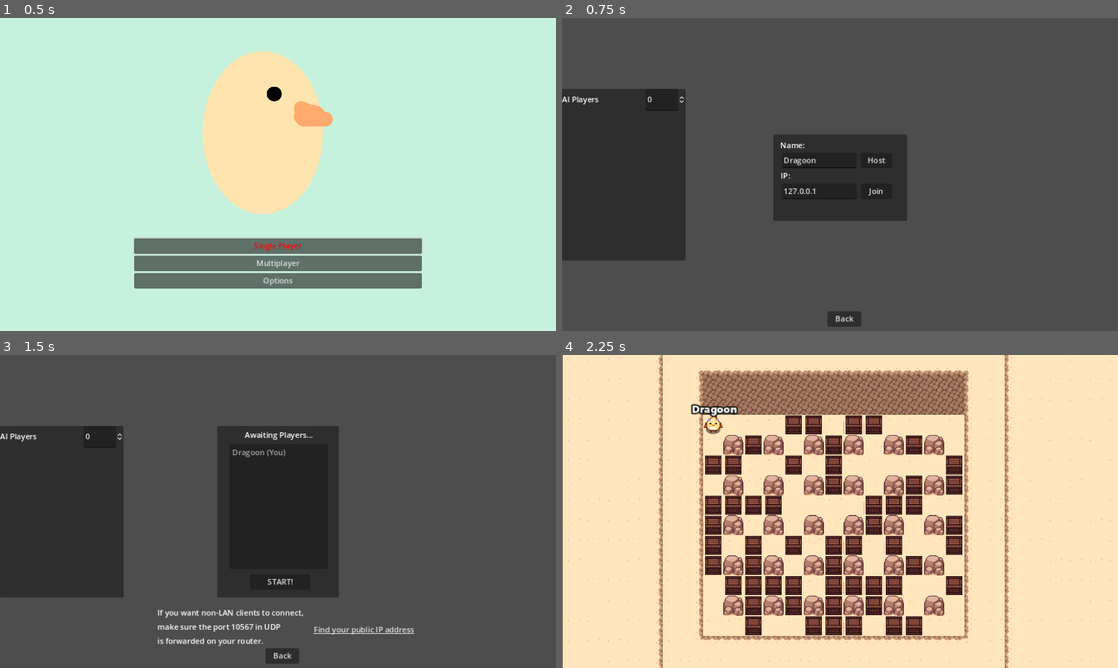
Above: before the commit, frames 1-4 (two rows, left to right).
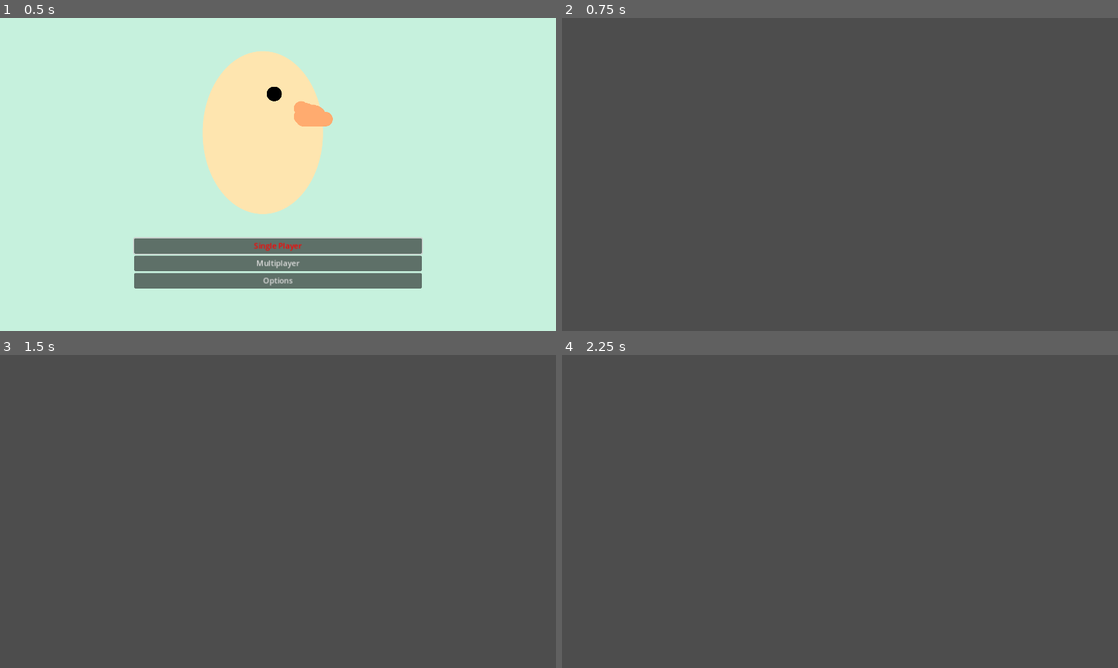
Above: after the commit, the same moments.

Repository: Dragoon-Project-Squad/bomberbird
Game: Godot game, scene res://scenes/main_menu.tscn
The game is run twice, just before and just after one commit, with the same random seed, the same clock (stepped at 60 frames per second) and the same inputs. Sound files missing from this copy of the repository are replaced by a short silence.
Inputs (mouse positions are in pixels of both pictures, inside the frame that each line leads up to):
- Up to frame 1 (0.5 s): no input
- Up to frame 2 (0.75 s): click "Multiplayer" at 0.5 s
- Up to frame 3 (1.5 s): click (316, 498) at 1.25 s, where only the run before the commit has a clickable "Host"
- Up to frame 4 (2.25 s): click (840, 580) at 2 s, where only the run before the commit has a clickable "START!"

Frame 1 is identical in both runs. In frame 2, 19% of the frame differs, in the area x 0-62%, y 22-99%; in frame 3, 25%; in frame 4, 100%, in the area x 0-100%, y 0-100%.

Commit message:
character select rough

Diff:
--- a/project.godot
+++ b/project.godot
@@ -12,7 +12,7 @@
 
 config/name="BomberBird"
 config/description="What of Bomberman but Doki"
-config/version="0.1"
+config/version="0.1.2"
 config/tags=PackedStringArray("2d", "network")
 run/main_scene="res://scenes/main_menu.tscn"
 config/features=PackedStringArray("4.3")
--- a/scenes/lobby.tscn
+++ b/scenes/lobby.tscn
@@ -1,6 +1,14 @@
-[gd_scene load_steps=2 format=3 uid="uid://jhdlqsokif5o"]
+[gd_scene load_steps=10 format=3 uid="uid://jhdlqsokif5o"]
 
 [ext_resource type="Script" path="res://scripts/lobby.gd" id="1"]
+[ext_resource type="Texture2D" uid="uid://d06cvn5qmuvfv" path="res://assets/css/dokibh.png" id="2_6aldq"]
+[ext_resource type="Texture2D" uid="uid://c4a21atlabdbr" path="res://assets/css/greyrect.png" id="2_p88hc"]
+[ext_resource type="Texture2D" uid="uid://dc6n600vfnmgp" path="res://assets/css/eggoon.png" id="3_lsque"]
+[ext_resource type="Texture2D" uid="uid://bb8yee4kwa6dt" path="res://assets/css/normalgoon.png" id="3_xvjye"]
+[ext_resource type="Texture2D" uid="uid://d3cn5or0vkn23" path="res://assets/css/chonkgoon.png" id="4_228fn"]
+[ext_resource type="Texture2D" uid="uid://cqgmyjw0vef1" path="res://assets/css/longgoon.png" id="5_adr2t"]
+[ext_resource type="Texture2D" uid="uid://bpx3jen13addh" path="res://assets/css/tomato.png" id="7_iu1o4"]
+[ext_resource type="Texture2D" uid="uid://bavfjxhor10w7" path="res://assets/css/question.png" id="9_f5vrd"]
 
 [node name="Lobby" type="Control"]
 layout_mode = 3
@@ -14,6 +22,7 @@
 script = ExtResource("1")
 
 [node name="Options" type="Panel" parent="."]
+visible = false
 layout_mode = 1
 anchors_preset = 4
 anchor_top = 0.5
@@ -74,7 +83,7 @@
 offset_bottom = 336.0
 size_flags_horizontal = 2
 size_flags_vertical = 2
-text = "START!"
+text = "READY!"
 
 [node name="List" type="ItemList" parent="Players"]
 layout_mode = 0
@@ -105,6 +114,7 @@
 text = "Find your public IP address"
 
 [node name="Connect" type="Panel" parent="."]
+visible = false
 layout_mode = 1
 anchors_preset = 8
 anchor_left = 0.5
@@ -194,6 +204,7 @@
 [node name="ErrorDialog" type="AcceptDialog" parent="."]
 
 [node name="Back" type="Button" parent="."]
+visible = false
 layout_mode = 0
 offset_left = 550.0
 offset_top = 607.0
@@ -202,11 +213,238 @@
 focus_neighbor_top = NodePath("../Multiplayer")
 focus_neighbor_bottom = NodePath("../SinglePlayer")
 theme_override_colors/font_focus_color = Color(1, 0, 0, 1)
-text = "Back
+text = "Exit
 "
+
+[node name="CSS" type="Control" parent="."]
+visible = false
+anchors_preset = 0
+offset_right = 1152.0
+offset_bottom = 648.0
+
+[node name="CSSPlayers" type="Control" parent="CSS"]
+anchors_preset = 0
+offset_right = 1152.0
+offset_bottom = 648.0
+
+[node name="P1" type="Panel" parent="CSS/CSSPlayers"]
+layout_mode = 0
+offset_right = 128.0
+offset_bottom = 128.0
+
+[node name="Image" type="TextureRect" parent="CSS/CSSPlayers/P1"]
+layout_mode = 0
+offset_right = 128.0
+offset_bottom = 128.0
+texture = ExtResource("4_228fn")
+expand_mode = 2
+
+[node name="Text" type="Label" parent="CSS/CSSPlayers/P1"]
+layout_mode = 0
+offset_top = 128.0
+offset_right = 128.0
+offset_bottom = 192.0
+theme_override_font_sizes/font_size = 40
+text = "P1"
+horizontal_alignment = 1
+vertical_alignment = 1
+
+[node name="P2" type="Panel" parent="CSS/CSSPlayers"]
+layout_mode = 0
+offset_left = 1024.0
+offset_right = 1152.0
+offset_bottom = 128.0
+
+[node name="Image" type="TextureRect" parent="CSS/CSSPlayers/P2"]
+layout_mode = 0
+offset_right = 128.0
+offset_bottom = 128.0
+texture = ExtResource("4_228fn")
+
+[node name="Text" type="Label" parent="CSS/CSSPlayers/P2"]
+layout_mode = 0
+offset_top = 128.0
+offset_right = 128.0
+offset_bottom = 192.0
+theme_override_font_sizes/font_size = 40
+text = "P2"
+horizontal_alignment = 1
+vertical_alignment = 1
+
+[node name="P3" type="Panel" parent="CSS/CSSPlayers"]
+layout_mode = 0
+offset_top = 520.0
+offset_right = 128.0
+offset_bottom = 648.0
+
+[node name="Image" type="TextureRect" parent="CSS/CSSPlayers/P3"]
+layout_mode = 0
+offset_right = 128.0
+offset_bottom = 128.0
+texture = ExtResource("4_228fn")
+
+[node name="Text" type="Label" parent="CSS/CSSPlayers/P3"]
+layout_mode = 0
+offset_top = -64.0
+offset_right = 128.0
+theme_override_font_sizes/font_size = 40
+text = "P3"
+horizontal_alignment = 1
+vertical_alignment = 1
+
+[node name="P4" type="Panel" parent="CSS/CSSPlayers"]
+layout_mode = 0
+offset_left = 1024.0
+offset_top = 520.0
+offset_right = 1152.0
+offset_bottom = 648.0
+
+[node name="Image" type="TextureRect" parent="CSS/CSSPlayers/P4"]
+layout_mode = 0
+offset_right = 128.0
+offset_bottom = 128.0
+texture = ExtResource("4_228fn")
+
+[node name="Text" type="Label" parent="CSS/CSSPlayers/P4"]
+layout_mode = 0
+offset_top = -64.0
+offset_right = 128.0
+theme_override_font_sizes/font_size = 40
+text = "P4"
+horizontal_alignment = 1
+vertical_alignment = 1
+
+[node name="CSSPanel" type="TextureRect" parent="CSS"]
+layout_mode = 1
+anchors_preset = 8
+anchor_left = 0.5
+anchor_top = 0.5
+anchor_right = 0.5
+anchor_bottom = 0.5
+offset_left = -320.0
+offset_top = -128.0
+offset_right = 320.0
+offset_bottom = 128.0
+grow_horizontal = 2
+grow_vertical = 2
+texture = ExtResource("2_p88hc")
+
+[node name="dokibird" type="TextureButton" parent="CSS/CSSPanel"]
+layout_mode = 2
+offset_right = 32.0
+offset_bottom = 32.0
+scale = Vector2(4, 4)
+texture_normal = ExtResource("2_6aldq")
+
+[node name="dragoon" type="TextureButton" parent="CSS/CSSPanel"]
+layout_mode = 2
+offset_left = 128.0
+offset_right = 160.0
+offset_bottom = 32.0
+scale = Vector2(4, 4)
+texture_normal = ExtResource("3_xvjye")
+
+[node name="chonkgoon" type="TextureButton" parent="CSS/CSSPanel"]
+layout_mode = 2
+offset_left = 256.0
+offset_right = 288.0
+offset_bottom = 32.0
+scale = Vector2(4, 4)
+texture_normal = ExtResource("4_228fn")
+
+[node name="longoon" type="TextureButton" parent="CSS/CSSPanel"]
+layout_mode = 2
+offset_left = 384.0
+offset_right = 416.0
+offset_bottom = 32.0
+scale = Vector2(4, 4)
+texture_normal = ExtResource("5_adr2t")
+
+[node name="eggoon" type="TextureButton" parent="CSS/CSSPanel"]
+layout_mode = 2
+offset_left = 512.0
+offset_right = 544.0
+offset_bottom = 32.0
+scale = Vector2(4, 4)
+texture_normal = ExtResource("3_lsque")
+
+[node name="tomato" type="TextureButton" parent="CSS/CSSPanel"]
+layout_mode = 2
+offset_top = 124.0
+offset_right = 32.0
+offset_bottom = 156.0
+scale = Vector2(4, 4)
+texture_normal = ExtResource("7_iu1o4")
+
+[node name="secret1" type="TextureButton" parent="CSS/CSSPanel"]
+layout_mode = 0
+offset_left = 128.0
+offset_top = 128.0
+offset_right = 160.0
+offset_bottom = 160.0
+scale = Vector2(4, 4)
+texture_normal = ExtResource("9_f5vrd")
+
+[node name="secret2" type="TextureButton" parent="CSS/CSSPanel"]
+layout_mode = 0
+offset_left = 256.0
+offset_top = 128.0
+offset_right = 288.0
+offset_bottom = 160.0
+scale = Vector2(4, 4)
+texture_normal = ExtResource("9_f5vrd")
+
+[node name="secret3" type="TextureButton" parent="CSS/CSSPanel"]
+layout_mode = 0
+offset_left = 384.0
+offset_top = 128.0
+offset_right = 416.0
+offset_bottom = 160.0
+scale = Vector2(4, 4)
+texture_normal = ExtResource("9_f5vrd")
+
+[node name="secret4" type="TextureButton" parent="CSS/CSSPanel"]
+layout_mode = 0
+offset_left = 512.0
+offset_top = 132.0
+offset_right = 544.0
+offset_bottom = 164.0
+scale = Vector2(4, 4)
+texture_normal = ExtResource("9_f5vrd")
+
+[node name="Label" type="Label" parent="CSS"]
+layout_mode = 1
+anchors_preset = 5
+anchor_left = 0.5
+anchor_right = 0.5
+offset_left = -448.0
+offset_right = 448.0
+offset_bottom = 128.0
+grow_horizontal = 2
+theme_override_font_sizes/font_size = 75
+text = "CHARACTER SELECT"
+horizontal_alignment = 1
+
+[node name="Start2" type="Button" parent="CSS"]
+layout_mode = 1
+anchors_preset = 7
+anchor_left = 0.5
+anchor_top = 1.0
+anchor_right = 0.5
+anchor_bottom = 1.0
+offset_left = -128.0
+offset_top = -69.0
+offset_right = 129.0
+grow_horizontal = 2
+grow_vertical = 0
+size_flags_horizontal = 2
+size_flags_vertical = 2
+theme_override_font_sizes/font_size = 46
+text = "START!"
 
 [connection signal="pressed" from="Players/Start" to="." method="_on_start_pressed"]
 [connection signal="pressed" from="Players/FindPublicIP" to="." method="_on_find_public_ip_pressed"]
 [connection signal="pressed" from="Connect/Host" to="." method="_on_host_pressed"]
 [connection signal="pressed" from="Connect/Join" to="." method="_on_join_pressed"]
 [connection signal="pressed" from="Back" to="." method="_on_back_pressed"]
+[connection signal="pressed" from="CSS/Start2" to="." method="_on_start_pressed"]
Binary file added: assets/css/chonkgoon.png
Not shown, added: assets/css/chonkgoon.png.import
Binary file added: assets/css/dokibh.png
Not shown, added: assets/css/dokibh.png.import
Binary file added: assets/css/dokibhfull.png
Not shown, added: assets/css/dokibhfull.png.import
Binary file added: assets/css/eggoon.png
Not shown, added: assets/css/eggoon.png.import
Binary file added: assets/css/greyrect.png
Not shown, added: assets/css/greyrect.png.import
Binary file added: assets/css/longgoon.png
Not shown, added: assets/css/longgoon.png.import
(and 6 more such lines)
